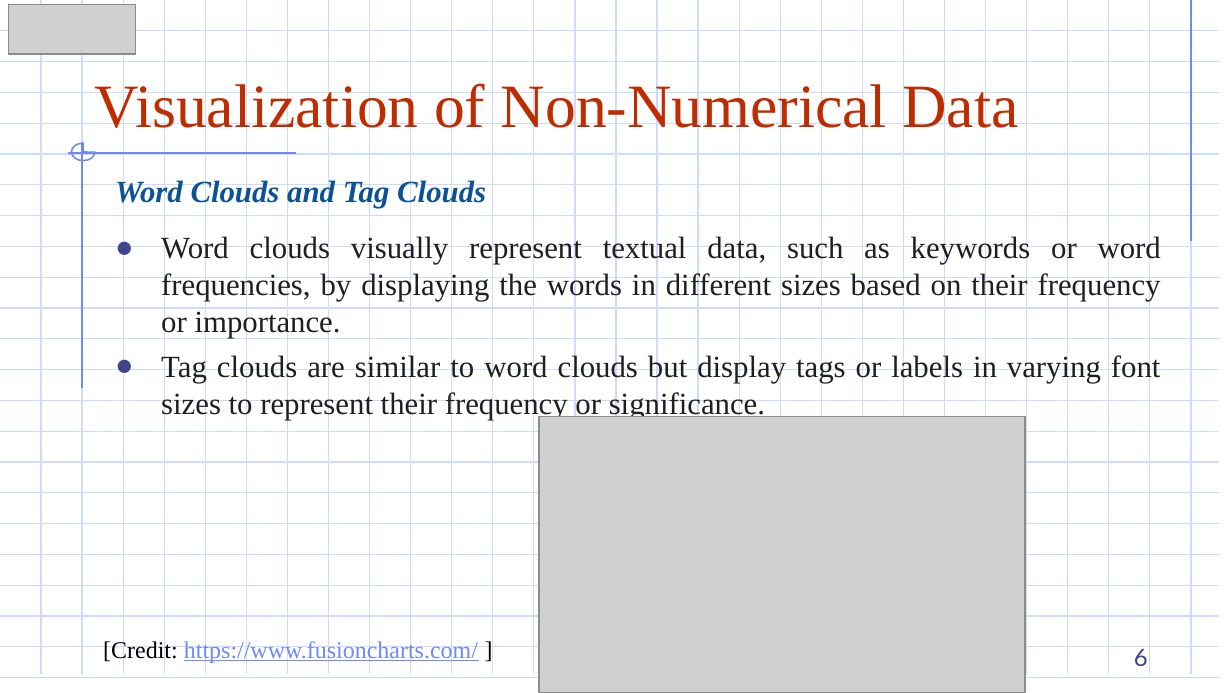
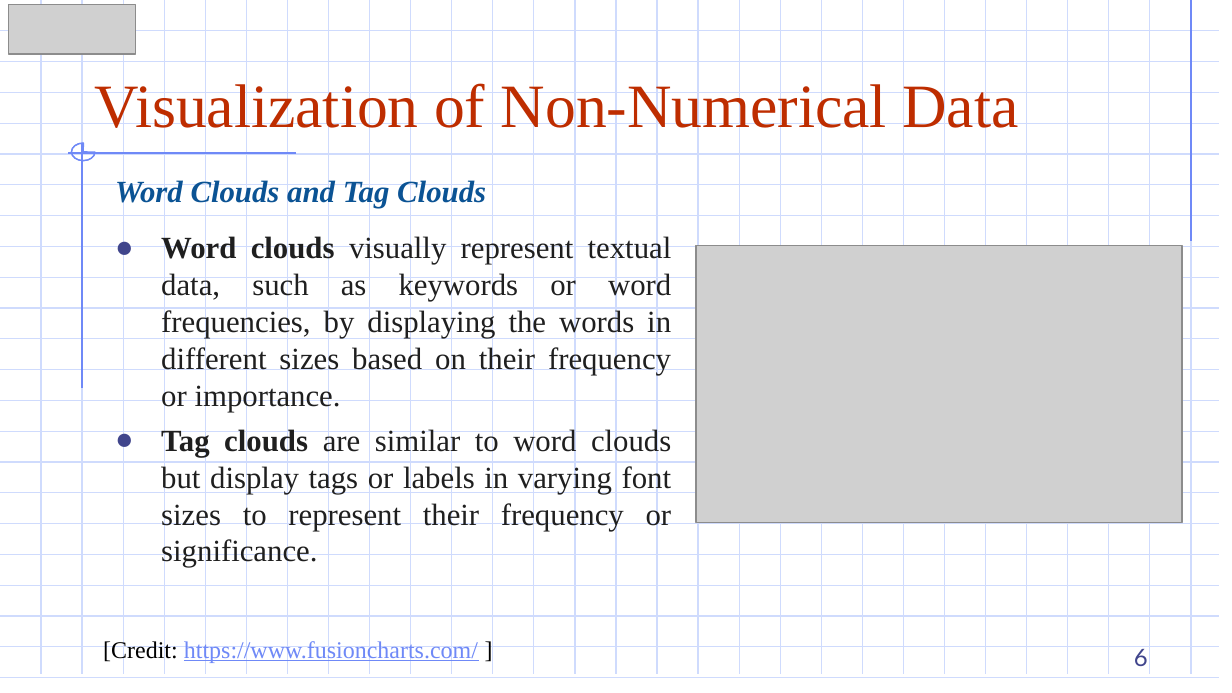
Before and after one commit to DazielNguyen/DBM302m, a slide deck: slide 6 of slides/2.3 Visualization of Non-Numerical Data.pptx. Drawn at 1232x693 pixels with LibreOffice and Linux fonts; fonts in the diff are those of the drawing; grey boxes stand for pictures. Boxes give left, top, right and bottom in pixels: in the first picture for what was removed or moved away, otherwise in the second. Text is boxed around its words. In the diff, an @@ line names an element or a change of style, - is before the commit and + after.

```diff
--- a/slides/2.3 Visualization of Non-Numerical Data.pptx
+++ b/slides/2.3 Visualization of Non-Numerical Data.pptx
@@ text "Word clouds visually represent textual ..." at [161, 234, 672, 568]: bold on in "Word clouds", "Tag clouds" @@
@@ picture: place and size @@
-picture at [538, 416, 1025, 693]
+picture at [696, 245, 1183, 522]
```
Also in this commit, not shown: 10 other slides changed, 15 other files.
